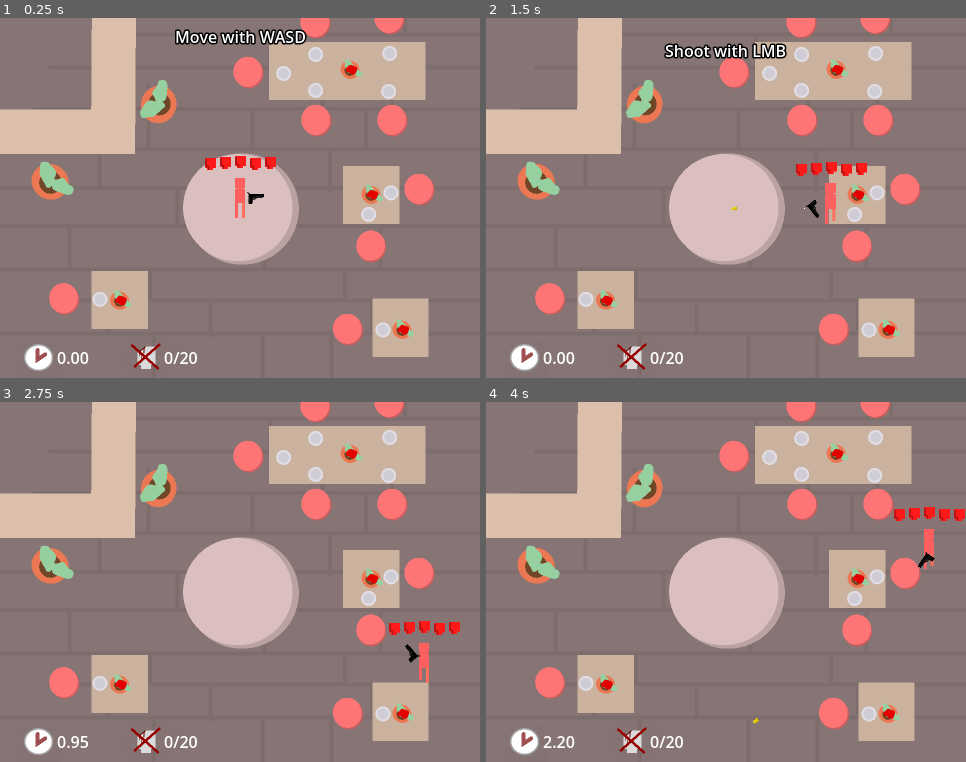
Above: before the commit, frames 1-4 (two rows, left to right).
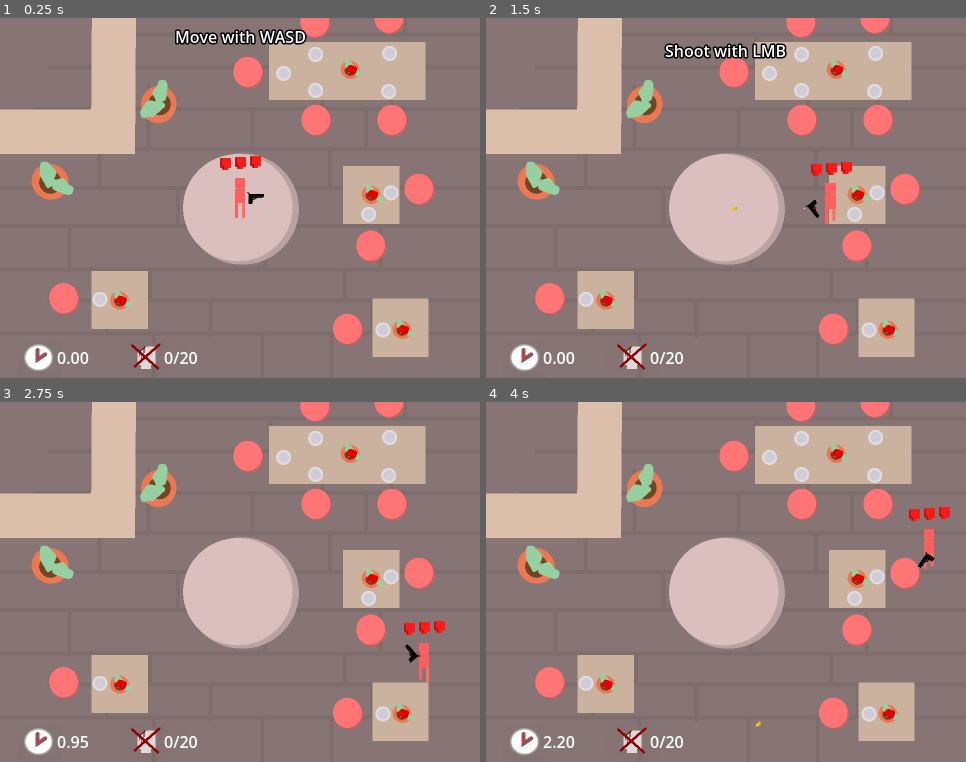
Above: after the commit, the same moments.

Repository: OgGhostJelly/Zombie-BurgerZ
Game: Godot game, scene res://objects/level/level.tscn
Two runs of this game, one before a commit and one after it. Both use one fixed random seed, a clock stepped at 60 frames per second and the inputs below. Sound files missing from this copy of the repository are replaced by a short silence.
Inputs (mouse positions are in pixels of both pictures, inside the frame that each line leads up to):
- Up to frame 1 (0.25 s): no input
- Up to frame 2 (1.5 s): move the mouse to (831, 180) at 0.52 s; hold D (move_right) 0.53-1.28 s; tap U (info) at 0.6 s; move the mouse to (630, 216) at 1.27 s; hold S (move_down) from 1.28 s (still down); click (630, 216) at 1.35 s
- Up to frame 3 (2.75 s): tap U (info) at 1.55, 2.1 s; move the mouse to (288, 502) at 2.02 s; release S (move_down) at 2.03 s; hold D (move_right) from 2.03 s (still down)
- Up to frame 4 (4 s): move the mouse to (702, 654) at 2.77 s; release D (move_right) at 2.78 s; hold W (move_up) 2.78-3.53 s; tap U (info) at 2.85, 3.8 s; move the mouse to (870, 636) at 3.52 s; press the mouse at (870, 636) at 3.53 s; hold A (move_left) from 3.53 s (still down)

The runs differ from the first frame. In frame 1, 0.2% of the frame differs, in the area x 42-58%, y 38-43%; in frame 2, 0.2%; in frame 3, 0.2%; in frame 4, 0.2%, in the area x 55-100%, y 29-91%.

Commit message:
More tweaking
- Removed random spread
- Improved health/ammo ui
- Changed player health
- Changed README

Diff:
--- a/objects/guns/gun/gun.gd
+++ b/objects/guns/gun/gun.gd
@@ -79,7 +79,7 @@
 	return spawns
 
 
-func spawn_single(_amount: int, _idx: int) -> Node:
+func spawn_single(amount: int, idx: int) -> Node:
 	var scene: PackedScene = supplier.supply()
 	if scene == null:
 		return
@@ -87,7 +87,7 @@
 	var obj: Node = scene.instantiate()
 
 	obj.set_meta(&"spawner_info", {
-		&"global_rotation": spawn_marker.global_rotation + deg_to_rad(randf_range(-spread, spread)),
+		&"global_rotation": spawn_marker.global_rotation + deg_to_rad(remap(idx + 0.5, 0, amount, -spread, spread)),
 		&"global_position": spawn_marker.global_position,
 	})
 
--- a/objects/player/player.gd
+++ b/objects/player/player.gd
@@ -14,15 +14,6 @@
 @onready var animated_sprite: AnimatedSprite2D = $AnimatedSprite2D
 @onready var invincibility_timer: Timer = $InvincibilityTimer
 @onready var damage_audio: AudioStreamPlayer = $DamageAudio
-
-
-func _ready() -> void:
-	super()
-	health.value_changed.connect(func():
-		health_ui.health = health.value)
-
-	health.max_value_changed.connect(func():
-		health_ui.max_health = health.max_value)
 
 
 func _physics_process(delta: float) -> void:
--- a/objects/player/player.tscn
+++ b/objects/player/player.tscn
@@ -53,8 +53,8 @@
 
 [node name="Health" type="Node" parent="."]
 script = ExtResource("15_7piqp")
-max_value = 5
-value = 5
+max_value = 3
+value = 3
 
 [node name="CollisionShape2D" type="CollisionShape2D" parent="."]
 shape = SubResource("RectangleShape2D_mhhaw")
@@ -74,7 +74,7 @@
 
 [node name="Gun" parent="." instance=ExtResource("5_4t7ox")]
 
-[node name="HealthUI" parent="." instance=ExtResource("9_a3l4y")]
+[node name="HealthUI" parent="." node_paths=PackedStringArray("health") instance=ExtResource("9_a3l4y")]
 anchors_preset = 8
 anchor_left = 0.5
 anchor_top = 0.5
@@ -86,7 +86,7 @@
 offset_bottom = -23.0
 grow_horizontal = 2
 grow_vertical = 2
-health = 5
+health = NodePath("../Health")
 texture = ExtResource("10_ystek")
 empty_texture = ExtResource("11_hq7yn")
 
--- a/userinterfaces/ammo_ui/ammo_ui.gd
+++ b/userinterfaces/ammo_ui/ammo_ui.gd
@@ -1,8 +1,7 @@
 extends HBoxContainer
 
 
-@export var ammo: int = 0: set = set_ammo
-@export var max_ammo: int = 5: set = set_max_ammo
+@export var ammo: StatRangeInt
 @export var texture: Texture
 @export var empty_texture: Texture
 
@@ -10,6 +9,10 @@
 func _ready() -> void:
 	assert(texture, "Missing `texture`")
 	assert(empty_texture, "Missing `empty_texture`")
+
+	ammo.value_changed.connect(update_value)
+	ammo.range_changed.connect(update_elements)
+
 	update_elements()
 
 
@@ -19,33 +22,23 @@
 	var children: Array[Node] = get_children()
 	for i in children.size():
 		children[i].position.y = sin(time * 0.01 + i * 2.0) \
-			* ((float(max_ammo) - ammo) / max_ammo * 2.5 + 1.0)
+			* ((float(ammo.max_value) - ammo.value) / ammo.max_value * 2.5 + 1.0)
 
 
 func update_elements() -> void:
 	for element in get_children():
 		element.queue_free()
 
-	for i in max_ammo:
+	for i in ammo.max_value:
 		var obj: TextureRect = TextureRect.new()
 		obj.flip_h = i % 2 == 0
 		obj.flip_v = randf() > 0.8
 		obj.size_flags_vertical = Control.SIZE_SHRINK_CENTER
-		obj.texture = texture if i < ammo else empty_texture
+		obj.texture = texture if i < ammo.value else empty_texture
 		add_child(obj)
 
 
 func update_value() -> void:
 	var children: Array[Node] = get_children()
 	for i in children.size():
-		children[i].texture = texture if i < ammo else empty_texture
-
-
-func set_ammo(value: int) -> void:
-	ammo = value
-	update_value()
-
-
-func set_max_ammo(value: int) -> void:
-	max_ammo = value
-	update_elements()
+		children[i].texture = texture if i < ammo.value else empty_texture
--- a/userinterfaces/health_ui/health_ui.gd
+++ b/userinterfaces/health_ui/health_ui.gd
@@ -1,8 +1,7 @@
 extends HBoxContainer
 
 
-@export var health: int = 0: set = set_health
-@export var max_health: int = 5: set = set_max_health
+@export var health: StatRangeInt
 @export var texture: Texture
 @export var empty_texture: Texture
 
@@ -10,6 +9,10 @@
 func _ready() -> void:
 	assert(texture, "Missing `texture`")
 	assert(empty_texture, "Missing `empty_texture`")
+
+	health.value_changed.connect(update_value)
+	health.range_changed.connect(update_elements)
+
 	update_elements()
 
 
@@ -19,31 +22,21 @@
 	var children: Array[Node] = get_children()
 	for i in children.size():
 		children[i].position.y = sin(time * 0.01 + i * 2.0) \
-			* ((float(max_health) - health) / max_health * 2.5 + 1.0)
+			* ((float(health.max_value) - health.value) / health.max_value * 2.5 + 1.0)
 
 
 func update_elements() -> void:
 	for element in get_children():
 		element.queue_free()
 
-	for i in max_health:
+	for i in health.max_value:
 		var obj: TextureRect = TextureRect.new()
 		obj.size_flags_vertical = Control.SIZE_SHRINK_CENTER
-		obj.texture = texture if i < health else empty_texture
+		obj.texture = texture if i < health.value else empty_texture
 		add_child(obj)
 
 
 func update_value() -> void:
 	var children: Array[Node] = get_children()
 	for i in children.size():
-		children[i].texture = texture if i < health else empty_texture
-
-
-func set_health(value: int) -> void:
-	health = value
-	update_value()
-
-
-func set_max_health(value: int) -> void:
-	max_health = value
-	update_elements()
+		children[i].texture = texture if i < health.value else empty_texture
Not shown, changed: README.md
